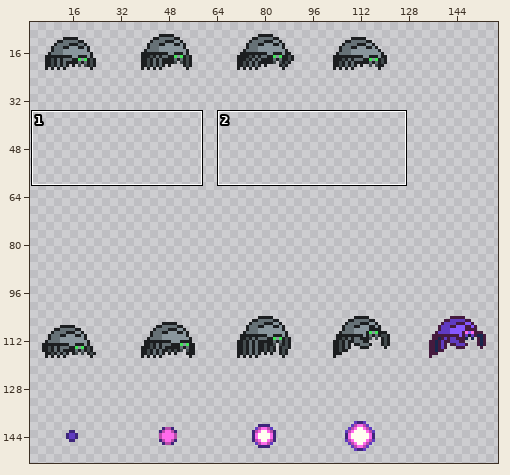
Pixel-art file -- game/code/assets/art/enemies/spirk/aseprite/Sprite-spirk-full.aseprite. Above: a wide view before the commit, with the close-up outlined.
Close-up. Before the edit:
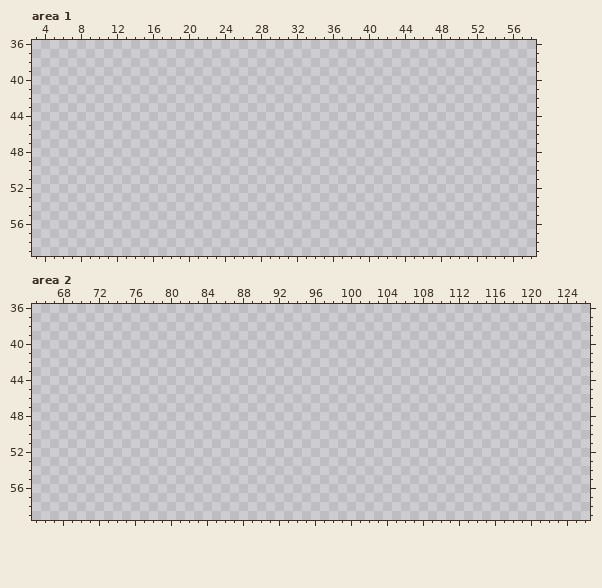
512x512 pixels, 1 frame. Shown: area 1: x 3..58, y 36..59; area 2: x 65..126, y 36..59. The wide view leaves out empty margins.
Palette (. is transparent): 
The result:
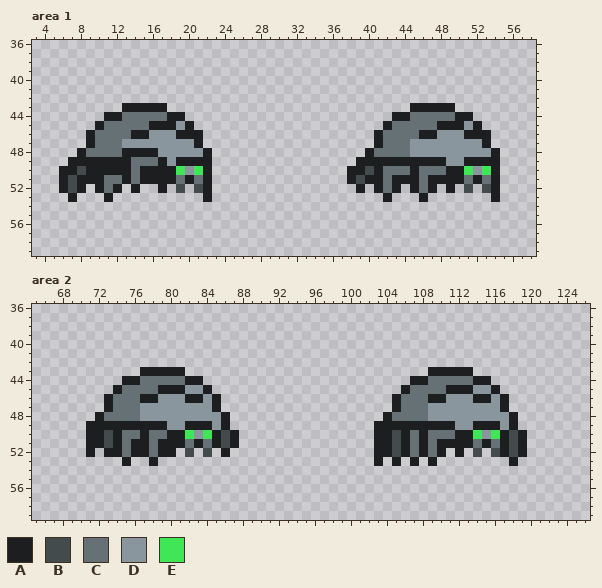
Colours new in this view: A #1c1e20  B #434b4d  C #667176  D #89969d  E #3fe656
Commit message: sprite [zk3Ql0cw]: animação do inimigo 2 (spirk) andando
What changed:
{"where": "area 1, layer \"prototipo\""}
{"y":43,"x":13,"old":".....","new":"AAAAA"}
{"y":43,"x":45,"old":".....","new":"AAAAA"}
{"y":44,"x":11,"old":".........","new":"AACCCCCAA"}
{"y":44,"x":43,"old":".........","new":"AACCCCCAA"}
{"y":45,"x":10,"old":"...........","new":"ACCCCCAAADA"}
{"y":45,"x":42,"old":"...........","new":"ACCCCCAAADA"}
{"y":46,"x":9,"old":".............","new":"ACCCCAADDDAAA"}
{"y":46,"x":41,"old":".............","new":"ACCCCAADDDAAA"}
{"y":47,"x":9,"old":".............","new":"ACCCDDDDDDDDA"}
{"y":47,"x":41,"old":".............","new":"ACCCDDDDDDDDA"}
{"y":48,"x":8,"old":"...............","new":"ACCCCAAAADDDDDA"}
{"y":48,"x":40,"old":"...............","new":"ACCCCDDDDDDDDDA"}
{"y":49,"x":7,"old":"................","new":"AAAAAAACCCADAAAA"}
{"y":49,"x":39,"old":"................","new":"AAAAAAAAAADDAAAA"}
{"y":50,"x":6,"old":".................","new":"AABAAAAACAAAAEDEA"}
{"y":50,"x":38,"old":".................","new":"AABACCCACCCAAEDEA"}
{"y":51,"x":6,"old":".................","new":"ABAAACCACAAAACACA"}
{"y":51,"x":38,"old":".................","new":"ABAACAAACAAAACACA"}
{"y":52,"x":6,"old":"...","new":"ABA"}
{"y":52,"x":10,"old":"...","new":"ACA"}
{"y":52,"x":14,"old":".","new":"A"}
{"y":52,"x":17,"old":".","new":"A"}
{"y":52,"x":19,"old":".","new":"B"}
{"y":52,"x":21,"old":"..","new":"BA"}
{"y":52,"x":39,"old":".","new":"A"}
{"y":52,"x":41,"old":"...","new":"ACA"}
{"y":52,"x":45,"old":"...","new":"ACA"}
{"y":52,"x":49,"old":".","new":"A"}
{"y":52,"x":51,"old":".","new":"B"}
{"y":52,"x":53,"old":"..","new":"BA"}
{"y":53,"x":7,"old":".","new":"A"}
{"y":53,"x":11,"old":".","new":"A"}
{"y":53,"x":22,"old":".","new":"A"}
{"y":53,"x":42,"old":".","new":"A"}
{"y":53,"x":46,"old":".","new":"A"}
{"y":53,"x":54,"old":".","new":"A"}
{"where": "area 2, layer \"prototipo\""}
{"y":43,"x":77,"old":".....","new":"AAAAA"}
{"y":43,"x":109,"old":".....","new":"AAAAA"}
{"y":44,"x":75,"old":".........","new":"AACCCCCAA"}
{"y":44,"x":107,"old":".........","new":"AACCCCCAA"}
{"y":45,"x":74,"old":"...........","new":"ACCCCAAADDA"}
{"y":45,"x":106,"old":"...........","new":"ACCCCAAADDA"}
{"y":46,"x":73,"old":".............","new":"ACCCAADDDAADA"}
{"y":46,"x":105,"old":".............","new":"ACCCAADDDAADA"}
{"y":47,"x":73,"old":".............","new":"ACCCDDDDDDDDA"}
{"y":47,"x":105,"old":".............","new":"ACCCDDDDDDDDA"}
{"y":48,"x":72,"old":"...............","new":"ACCCCDDDDDDDDDA"}
{"y":48,"x":104,"old":"...............","new":"ACCCCDDDDDDDDDA"}
{"y":49,"x":71,"old":"................","new":"AAAAAAAAADDAAADA"}
{"y":49,"x":103,"old":"................","new":"AAAAAAAAADDAAADA"}
{"y":50,"x":71,"old":".................","new":"AABACCACCAAEDEABA"}
{"y":50,"x":103,"old":".................","new":"AABACACCCAAEDEABA"}
{"y":51,"x":71,"old":".................","new":"AABACAACAAACACABA"}
{"y":51,"x":103,"old":".................","new":"AABACACAAAACACABA"}
{"y":52,"x":71,"old":".","new":"A"}
{"y":52,"x":73,"old":"........","new":"AACAACAA"}
{"y":52,"x":82,"old":".","new":"B"}
{"y":52,"x":84,"old":".","new":"B"}
{"y":52,"x":86,"old":".","new":"A"}
{"y":52,"x":103,"old":"........","new":"AABACACA"}
{"y":52,"x":112,"old":".","new":"A"}
{"y":52,"x":114,"old":".","new":"B"}
{"y":52,"x":116,"old":"....","new":"BABA"}
{"y":53,"x":75,"old":".","new":"A"}
{"y":53,"x":78,"old":".","new":"A"}
{"y":53,"x":103,"old":".","new":"A"}
{"y":53,"x":105,"old":".","new":"A"}
{"y":53,"x":107,"old":".","new":"A"}
{"y":53,"x":109,"old":".","new":"A"}
{"y":53,"x":118,"old":".","new":"A"}
{"label":"added","picture_box":[59,103,212,202]}
{"label":"added","picture_box":[347,103,500,202]}
{"label":"added","picture_box":[86,367,239,466]}
{"label":"added","picture_box":[374,367,527,466]}
